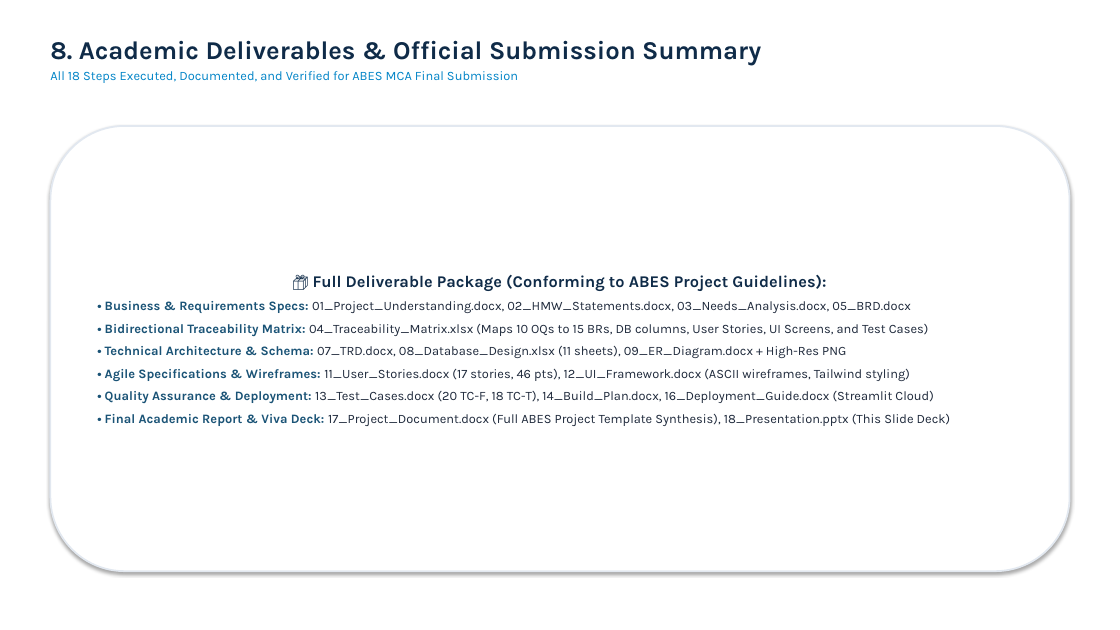
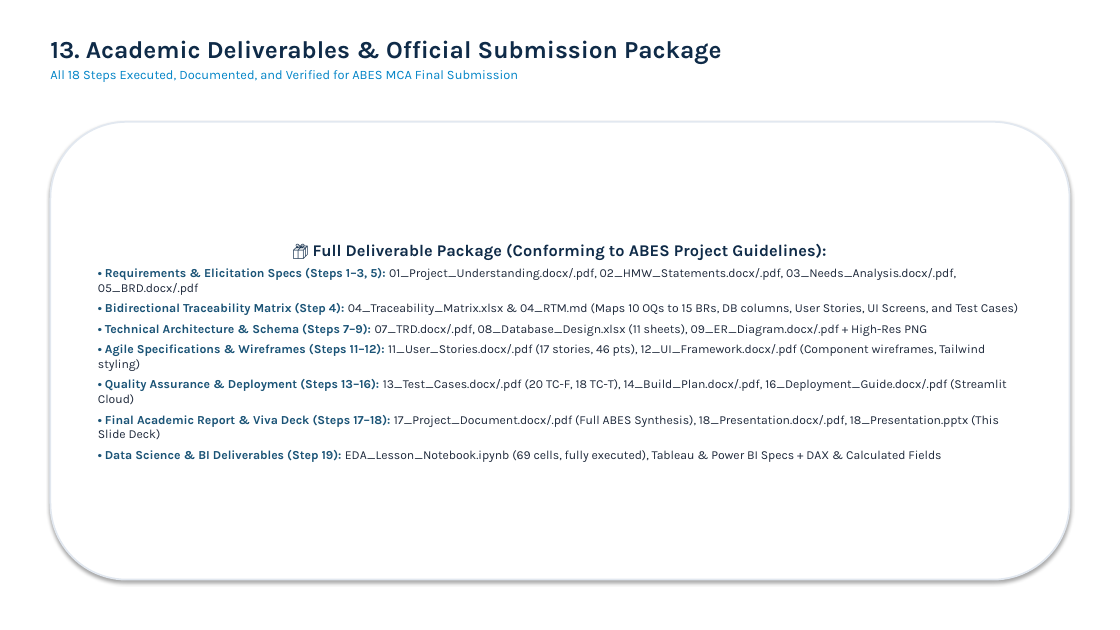
Before and after one commit to Argjain/2500320140031-disease-trend-analysis., a slide deck: slide 14 of docs/18_ArgJain_DiseaseTrendAnalysis_Presentation.pptx (slide 9 before the commit). Drawn at 1120x630 pixels with LibreOffice and Linux fonts; fonts in the diff are those of the drawing. Boxes give left, top, right and bottom in pixels: in the first picture for what was removed or moved away, otherwise in the second. Text is boxed around its words. In the diff, an @@ line names an element or a change of style, - is before the commit and + after.

Commit message:
docs: compile high-res project PowerPoint and convert all 18 project documents to certified PDFs

```diff
--- a/docs/18_ArgJain_DiseaseTrendAnalysis_Presentation.pptx
+++ b/docs/18_ArgJain_DiseaseTrendAnalysis_Presentation.pptx
@@ text at (x1=50, y1=40, x2=722, y2=64): text changed; size 22 to 21 pt @@
-8. Academic Deliverables & Official Submission Summary
+13. Academic Deliverables & Official Submission Package
@@ rounded rectangle "📦 Full Deliverable Package (Conforming ..." resized from (x1=50, y1=126, x2=1070, y2=571) to (x1=50, y1=122, x2=1070, y2=580) @@
@@ text in rounded rectangle at (x1=98, y1=268, x2=1019, y2=462): text changed; size 11 to 10.5 pt @@
-• Business & Requirements Specs: 01_Project_Understanding.docx, 02_HMW_Statements.docx, 03_Needs_Analysis.docx, 05_BRD.docx
-• Bidirectional Traceability Matrix: 04_Traceability_Matrix.xlsx (Maps 10 OQs to 15 BRs, DB columns, User Stories, UI Screens, and Test Cases)
-• Technical Architecture & Schema: 07_TRD.docx, 08_Database_Design.xlsx (11 sheets), 09_ER_Diagram.docx + High-Res PNG
-• Agile Specifications & Wireframes: 11_User_Stories.docx (17 stories, 46 pts), 12_UI_Framework.docx (ASCII wireframes, Tailwind styling)
-• Quality Assurance & Deployment: 13_Test_Cases.docx (20 TC-F, 18 TC-T), 14_Build_Plan.docx, 16_Deployment_Guide.docx (Streamlit Cloud)
-• Final Academic Report & Viva Deck: 17_Project_Document.docx (Full ABES Project Template Synthesis), 18_Presentation.pptx (This Slide Deck)
+• Requirements & Elicitation Specs (Steps 1–3, 5): 01_Project_Understanding.docx/.pdf, 02_HMW_Statements.docx/.pdf, 03_Needs_Analysis.docx/.pdf, 05_BRD.docx/.pdf
+• Bidirectional Traceability Matrix (Step 4): 04_Traceability_Matrix.xlsx & 04_RTM.md (Maps 10 OQs to 15 BRs, DB columns, User Stories, UI Screens, and Test Cases)
+• Technical Architecture & Schema (Steps 7–9): 07_TRD.docx/.pdf, 08_Database_Design.xlsx (11 sheets), 09_ER_Diagram.docx/.pdf + High-Res PNG
+• Agile Specifications & Wireframes (Steps 11–12): 11_User_Stories.docx/.pdf (17 stories, 46 pts), 12_UI_Framework.docx/.pdf (Component wireframes, Tailwind styling)
+• Quality Assurance & Deployment (Steps 13–16): 13_Test_Cases.docx/.pdf (20 TC-F, 18 TC-T), 14_Build_Plan.docx/.pdf, 16_Deployment_Guide.docx/.pdf (Streamlit Cloud)
+• Final Academic Report & Viva Deck (Steps 17–18): 17_Project_Document.docx/.pdf (Full ABES Synthesis), 18_Presentation.docx/.pdf, 18_Presentation.pptx (This Slide Deck)
+• Data Science & BI Deliverables (Step 19): EDA_Lesson_Notebook.ipynb (69 cells, fully executed), Tableau & Power BI Specs + DAX & Calculated Fields
```
Also in this commit, not shown: 6 other slides changed, 7 slides added, 2 slides removed, 25 other files.
